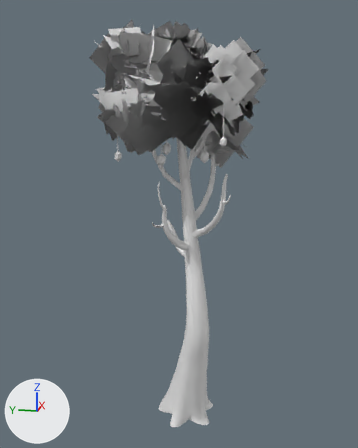
The FBX model Nevrian Glow/Assets/Art/Environment/tree_bg/Models/qt/env_tree_bg_qt_common_4.fbx as it was, and as the next commit left it.
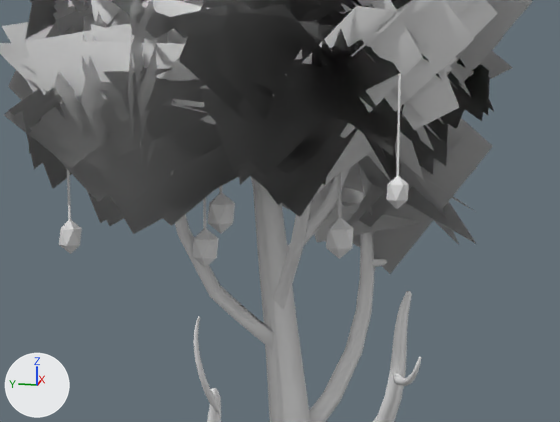
There are two pictures of each version: one whole from a 50 mm lens placed at (-10.97, -2.07, 7.6), pointed at (0.09, 0.14, 4.83), one close up on the part from 27% to 77% of the width and 18% to 48% of the height. The axes (+X, +Y, +Z) are drawn at lower left. The lights are the same throughout. The older version's two pictures come first. Where no turn or scale is listed for an object, it has been applied to the vertices.

The older version as bpy lines, for what is in view:
```python
me_env_tree_bg_qt_common_4 = bpy.data.meshes.new('env_tree_bg_qt_common_4')
me_env_tree_bg_qt_common_4.from_pydata(...)  # 3432 vertices, 2286 faces; spans x -1.84..1.98, y -1.77..1.98, z 0.0..9.44
# faces by material slot: [1753, 393, 140]
me_env_tree_bg_qt_common_4.materials.append(mat_trunk)  # white #e7e7e7
me_env_tree_bg_qt_common_4.materials.append(mat_leaf)  # white #e7e7e7
me_env_tree_bg_qt_common_4.materials.append(mat_glow)  # white #e7e7e7
ob_env_tree_bg_qt_common_4 = bpy.data.objects.new('env_tree_bg_qt_common_4', me_env_tree_bg_qt_common_4)
ob_env_tree_bg_qt_common_4.location = (0.0, 0.0, 0.0)
```
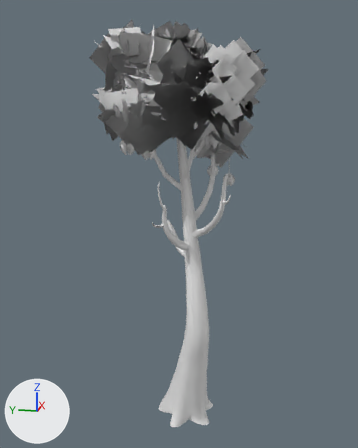
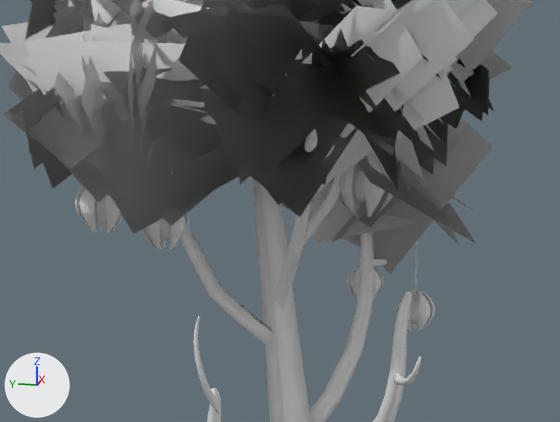
Boxes [x1, y1, x2, y2] around the edits, measured in the close-ups (560 x 422 px; the box of a moved part takes in the faces that stretch with it):
```json
{"part": 1, "of": "me_env_tree_bg_qt_common_4", "change": "added", "after": [95, 196, 107, 224]}
{"part": 2, "of": "me_env_tree_bg_qt_common_4", "change": "moved or reshaped", "before": [67, 169, 71, 220], "on screen": "not visible afterwards"}
{"part": 3, "of": "me_env_tree_bg_qt_common_4", "change": "moved or reshaped", "before": [203, 197, 206, 229], "on screen": "not visible afterwards"}
{"part": 4, "of": "me_env_tree_bg_qt_common_4", "change": "added", "after": [410, 302, 419, 324]}
{"part": 5, "of": "me_env_tree_bg_qt_common_4", "change": "moved or reshaped", "after": [415, 240, 418, 291], "on screen": "not visible before"}
{"part": 6, "of": "me_env_tree_bg_qt_common_4", "change": "moved or reshaped", "before": [396, 73, 401, 176], "on screen": "not visible afterwards"}
{"part": 7, "of": "me_env_tree_bg_qt_common_4", "change": "deleted", "before": [59, 172, 409, 268]}
{"part": 8, "of": "me_env_tree_bg_qt_common_4", "change": "added", "after": [75, 129, 435, 331]}
```

Scene script edits in JSON lines:
```json
{"op": "add", "block": "mat_husk", "code": ["mat_husk = principled_material('Husk')", "mat_husk.base_color = (0.8, 0.8, 0.8)  # white #e7e7e7"]}
{"block": "me_env_tree_bg_qt_common_4", "where": "# used by ob_env_tree_bg_qt_common_4; location = (0.0, 0.0, 0.0)"}
{"op": "remove", "block": "me_env_tree_bg_qt_common_4", "code": "me_env_tree_bg_qt_common_4.from_pydata(...)  # 3432 vertices, 2286 faces; spans x -1.84..1.98, y -1.77..1.98, z 0.0..9.44"}
{"op": "add", "block": "me_env_tree_bg_qt_common_4", "code": "me_env_tree_bg_qt_common_4.from_pydata(...)  # 7100 vertices, 5058 faces; spans x -1.84..1.98, y -1.77..1.98, z 0.0..9.44"}
{"block": "me_env_tree_bg_qt_common_4", "change": "me_env_tree_bg_qt_common_4 part 1: a new loose piece, a UV sphere (12 segments, 8 rings, poles along z) spanning x -0.7..-0.5, y 1.01..1.21, z 6.54..6.77, in mat_glow (white #e7e7e7)"}
{"block": "me_env_tree_bg_qt_common_4", "change": "me_env_tree_bg_qt_common_4 part 2: the loose piece of 6 vertices spanning x -0.36..-0.34, y 1.43..1.44, z 6.43..6.95 is moved by (-0.26, -0.32, 0.45)"}
{"block": "me_env_tree_bg_qt_common_4", "change": "me_env_tree_bg_qt_common_4 part 3: the loose piece of 6 vertices spanning x -0.45..-0.43, y 0.41..0.43, z 6.38..7.14 is scaled about its middle by (1.41, 1.41, 0.684), then moved by (-0.05, 0.27, 0.8)"}
{"block": "me_env_tree_bg_qt_common_4", "change": "me_env_tree_bg_qt_common_4 part 4: a new loose piece, a UV sphere (12 segments, 8 rings, poles along z) spanning x 0.97..1.13, y -0.99..-0.83, z 5.64..5.82, in mat_glow (white #e7e7e7)"}
{"block": "me_env_tree_bg_qt_common_4", "change": "me_env_tree_bg_qt_common_4 part 5: the loose piece of 6 vertices spanning x 1.56..1.57, y -0.26..-0.24, z 6.91..7.36 is scaled about its middle by (1.14, 1.14, 1.17), then moved by (-0.52, -0.66, -0.97)"}
{"block": "me_env_tree_bg_qt_common_4", "change": "me_env_tree_bg_qt_common_4 part 6: the loose piece of 6 vertices spanning x -1.29..-1.27, y -1.01..-1.0, z 6.85..7.57 is scaled about its middle by (1.17, 1.17, 0.493), then moved by (0.33, 0.57, 0.22)"}
{"block": "me_env_tree_bg_qt_common_4", "change": "me_env_tree_bg_qt_common_4 part 7: 9 loose pieces with 96 vertices, spanning x -1.35..1.64, y -1.08..1.51, z 6.24..7.46, are deleted"}
{"block": "me_env_tree_bg_qt_common_4", "change": "me_env_tree_bg_qt_common_4 part 8: 3334 vertices added at x -1.1..1.2, y -1.06..1.3, z 5.6..7.43"}
{"block": "me_env_tree_bg_qt_common_4", "change": "other edits to the shape of me_env_tree_bg_qt_common_4 do not show in these pictures"}
{"op": "add", "block": "me_env_tree_bg_qt_common_4", "code": "me_env_tree_bg_qt_common_4.materials.append(mat_husk)  # white #e7e7e7"}
```
